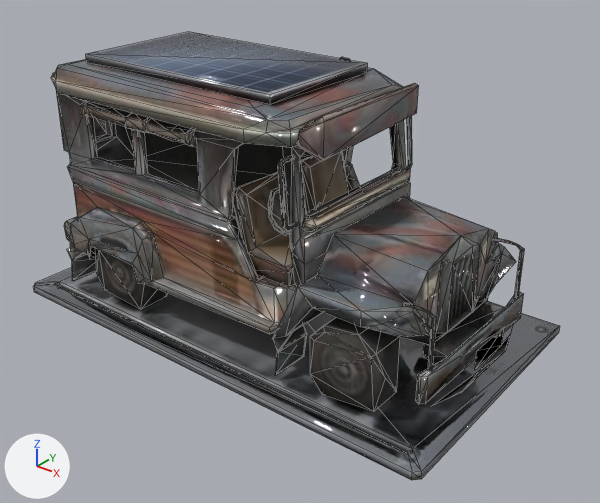
The glTF model game/models/env/city_jeepney.glb: old version first, new version second.
Camera for both pictures: a camera (50 mm lens) standing at (5.93, -7.11, 5.34) and looking at (0.37, -0.15, 1.02). Lighting does not change. The marker at lower left points along +X, +Y and +Z. The picture after the commit comes second. Mesh edges are drawn as thin lines. Vertices at exactly the same position are counted once.

In view in the first picture: 'Body'.
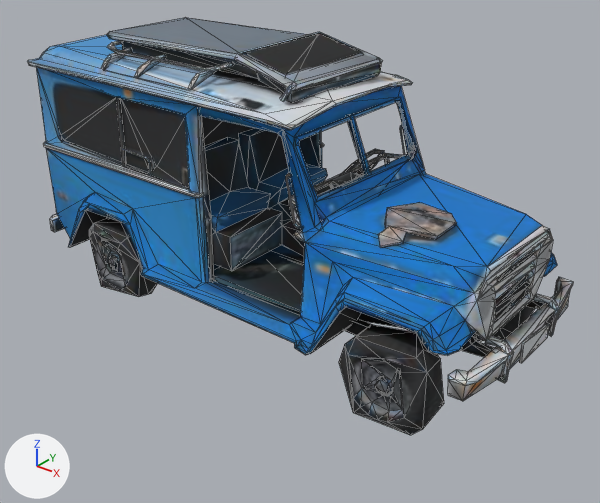
Patch to the scene script:
```diff
--- a/game/models/env/city_jeepney.glb.py
+++ b/game/models/env/city_jeepney.glb.py
@@ img_tripo_image_8bddd29d_88d5_4c81_b7d0_67ae8f1296dc_0_0 @@
+img_tripo_image_8bddd29d_88d5_4c81_b7d0_67ae8f1296dc_0_0 = load_image('tripo_image_8bddd29d-88d5-4c81-b7d0-67ae8f1296dc_0_0', '_unpacked/tripo_image_8bddd29d-88d5-4c81-b7d0-67ae8f1296dc_0_0', 512, 512, 'sRGB')
@@ mat_body @@
 mat_body = bpy.data.materials.new('Body')
-# nodes: BsdfPrincipled, NormalMap, OutputMaterial, SeparateColor, TexImage x3
-# uses the picture img_color_f9010647_fe1c_49d9_a5f8_f629c326375b
-# uses the picture img_normalgl_f9010647_fe1c_49d9_a5f8_f629c326375b
-# uses the picture img_orm_f9010647_fe1c_49d9_a5f8_f629c326375b
+# nodes: BsdfPrincipled, OutputMaterial, TexImage
+# uses the picture img_tripo_image_8bddd29d_88d5_4c81_b7d0_67ae8f1296dc_0_0
@@ me_mesh_0 @@
 # used by ob_body; location = (0.0, 0.0, 0.0)
-me_mesh_0.from_pydata(...)  # 918 vertices, 1695 faces; spans x -3.0..3.0, y -1.7..1.7, z 0.0..3.14
+me_mesh_0.from_pydata(...)  # 1431 vertices, 2624 faces; spans x -3.23..3.29, y -1.41..1.38, z 0.05..3.41
+# me_mesh_0 part 1: the loose piece of 352 vertices spanning x -2.72..2.61, y -1.43..1.23, z 0.16..3.03 is rebuilt with 505 vertices and now spans x -3.23..3.0, y -1.3..1.36, z 0.54..3.13
+# me_mesh_0 part 2: the loose piece of 8 vertices spanning x -2.26..0.63, y -0.96..0.75, z 3.03..3.14 is rebuilt with 83 vertices and now spans x -2.3..0.78, y -0.82..0.88, z 3.01..3.4
+# me_mesh_0 part 3: 20 loose pieces with 387 vertices, spanning x -2.65..2.86, y -1.37..1.36, z 0.16..3.11, are deleted
+# me_mesh_0 part 4: 171 vertices removed from x -3.0..3.0, y -1.7..1.7, z 0.0..2.63; 843 vertices added at x -3.2..3.29, y -1.41..1.38, z 0.05..3.41
 me_mesh_0.materials.append(mat_body)
```

Location of each change, (x1, y1, x2, y2) in pixels of the pictures (600 x 503 px):
'Body', surface changed, reshaped (7% shorter): before (33, 32, 560, 480); after (27, 17, 573, 435)
part 1 of me_mesh_0, rebuilt (14% wider, 12% taller): before (51, 60, 516, 345); after (27, 35, 557, 355)
part 2 of me_mesh_0, rebuilt (18% taller): before (85, 32, 368, 105); after (106, 17, 382, 103)
part 3 of me_mesh_0, deleted: before (64, 57, 525, 407)
part 4 of me_mesh_0, reshaped: before (33, 116, 560, 480); after (50, 33, 573, 435)
